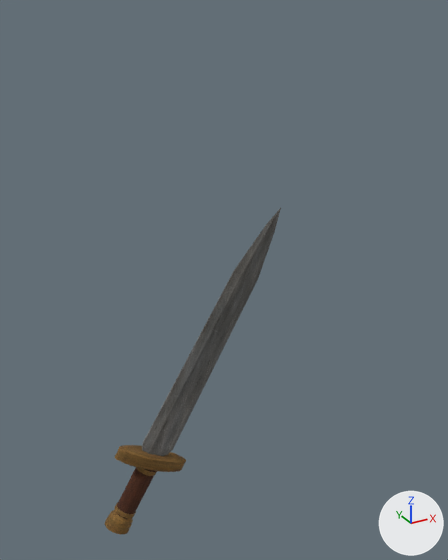
The OBJ model assets/source/art/inventory_models_647/bladed_weapons/editable/sword.obj: old version first, new version second.
Before and after are seen from a 50 mm lens placed at (-32.4, -86.4, 89.8), pointed at (15.6, 0.9, 46.2). The lights are fixed; the arrows at lower right show +X, +Y and +Z. The first picture is the older version. Where no turn or scale is listed for an object, it has been applied to the vertices. Vertices at exactly the same position are counted once.

The first picture shows 'sword'.
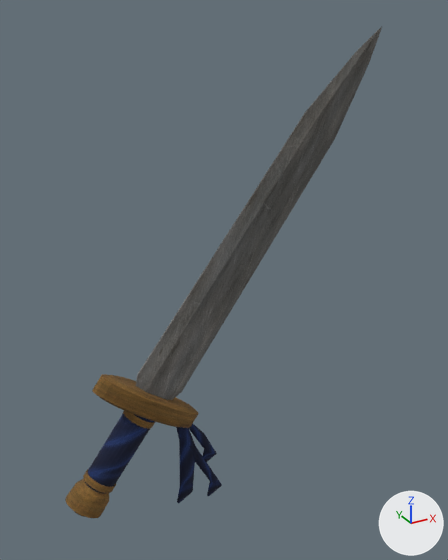
The change in detail:
Picture 'materials.png' (img_materials_png) is new.
Material 'blue' (mat_blue) is new.
Its texture is img_materials_png.
Its roughness is 1.0.
me_sword is used by ob_sword; location (0.0, 0.0, 0.0).
me_sword had 426 vertices, 832 faces and spanned x -9.8..26.4, y -2.2..2.2, z 0.0..58.0.
me_sword now has 646 vertices, 1312 faces and spans x -16.2..45.7, y -3.2..3.2, z 0.0..87.0.
me_sword part 1: the loose piece of 34 vertices spanning x -1.9..26.4, y -0.9..0.9, z 12.9..58.0 is turned 6 degrees about the y axis through its middle and scaled by 1.48, then moved by (9.1, 0.0, 20.6).
me_sword part 2: the loose piece of 194 vertices spanning x -7.6..6.9, y -2.0..2.0, z 2.8..18.7 is turned 6 degrees about the y axis through its middle and scaled by 1.48, then moved by (-0.7, 0.0, 10.9).
me_sword part 3: the loose piece of 98 vertices spanning x -9.8..-4.6, y -2.2..2.2, z 0.0..4.8 is turned 6 degrees about the y axis through its middle and scaled by 1.48, then moved by (-5.2, 0.0, 8.0).
me_sword part 4: the loose piece of 50 vertices spanning x -3.0..0.9, y -1.8..1.8, z 10.9..13.7 is turned 6 degrees about the y axis through its middle and scaled by 1.48, then moved by (-8.9, 0.0, 0.9).
me_sword part 5: the loose piece of 50 vertices spanning x -7.7..-3.8, y -1.8..1.8, z 3.1..5.9 is turned 6 degrees about the y axis through its middle and scaled by 1.48, then moved by (3.9, 0.0, 19.5).
me_sword part 6: a new loose piece of 220 vertices spanning x 4.5..14.7, y -0.7..0.7, z 0.0..22.9, in mat_blue (picture img_materials_png).
me_sword no longer uses material mat_wood (picture img_wood_png).
me_sword gains material mat_blue (picture img_materials_png).

Where the change shows, as pixel boxes [x1, y1, x2, y2] in the pictures (448 x 560 px; the box of a moved part takes in the faces that stretch with it):
'sword', reshaped (80% wider, 50% taller): before [105, 208, 281, 534]; after [65, 27, 382, 518]
part 1 of me_sword, moved or reshaped: before [142, 208, 281, 456]; after [136, 27, 382, 400]
part 2 of me_sword, moved or reshaped: before [115, 445, 186, 518]; after [84, 374, 199, 494]
part 3 of me_sword, moved or reshaped: before [105, 510, 133, 534]; after [65, 479, 109, 518]
part 4 of me_sword, moved or reshaped: before [136, 467, 157, 476]; after [83, 468, 116, 493]
part 5 of me_sword, moved or reshaped: before [115, 503, 136, 518]; after [123, 410, 155, 429]
part 6 of me_sword, added (blue): after [176, 423, 222, 503]
